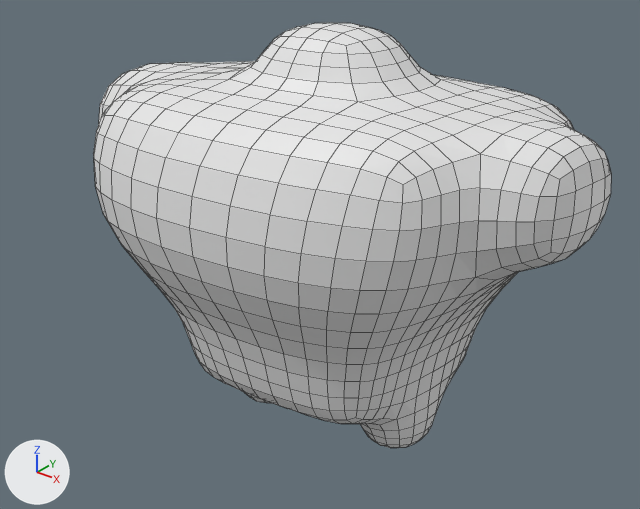
Renders of the Blender file blender/parts_body_a4_gorilla.blend from each side of a commit.
One viewpoint serves both versions: a camera (50 mm lens) standing at (19.6, -24.8, 15.0) and looking at (0.8, -1.3, 0.4). Every picture has the same lights, and +X, +Y and +Z are marked at lower left. Mesh edges are drawn as thin lines.

Names of what the first picture shows: '立方体.057'.
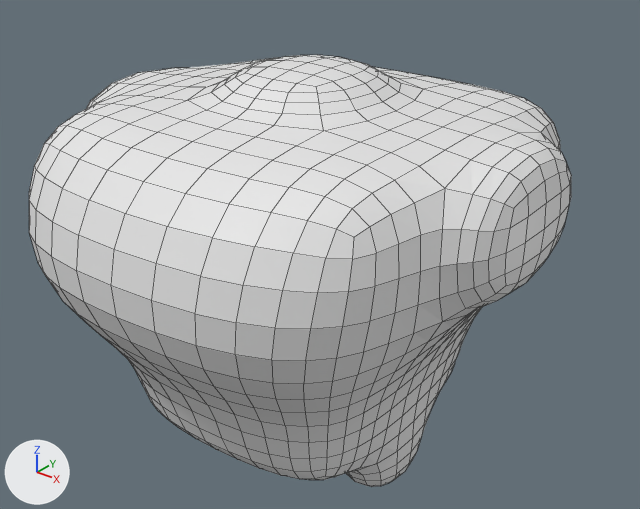
Location of each change, (x1, y1, x2, y2) in pixels of the pictures (640 x 509 px):
'立方体.057', reshaped, moved, turned, rescaled
    before: (93, 23, 611, 448)
    after: (29, 55, 571, 487)

The change, as a list of edits to the scene's bpy script:
```text
Change me_立方体_057:
    used by ob_立方体_057; location = (0.33, 0.0, 0.0); rotation_euler = (0.0, 0.0, 0.326), in degrees (0, 0, 19); scale = (7.82, 6.44, 6.18)
    remove me_立方体_057.from_pydata(...)  # 76 vertices, 74 faces; spans x -1.46..1.4, y -1.09..1.04, z -1.37..1.44
    add me_立方体_057.from_pydata(...)  # 76 vertices, 74 faces; spans x -1.18..1.21, y -1.12..1.05, z -1.37..1.26
    me_立方体_057 part 1: 72 of 76 vertices moved; they spanned x -1.46..1.4, y -1.09..1.04, z -1.37..1.44 and now span x -1.18..1.21, y -1.12..1.05, z -1.37..1.26; mean shift (0.03, -0.01, -0.01); largest move (-1.46, -0.01, 1.04) -> (-1.18, -0.11, 1.04)
Change ob_立方体_057:
    ob_立方体_057.location: (0.33, 0.0, 0.0) -> (0.33, -1.79, 0.0)
    ob_立方体_057.rotation_euler: (0.0, 0.0, 0.326) -> (0.0, 0.0, 0.331)  # degrees (0, 0, 19)
    ob_立方体_057.scale: (7.82, 6.44, 6.18) -> (8.34, 9.34, 6.18)
```
